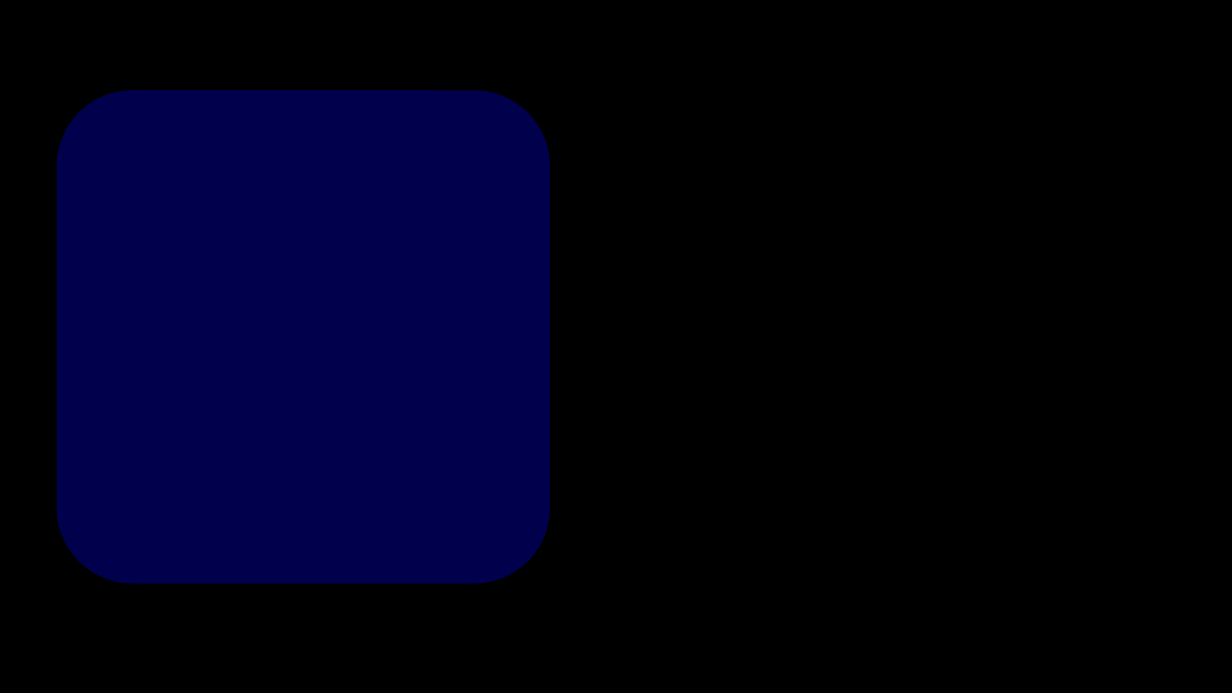
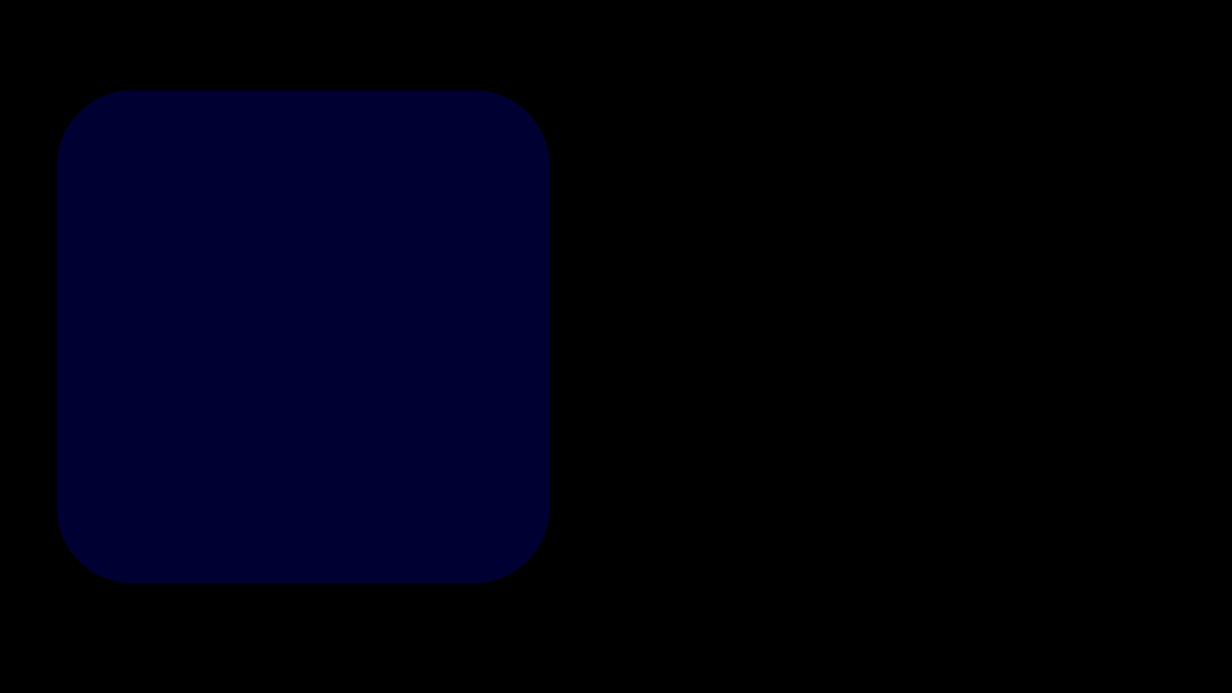
Before and after one commit to SNUGDC/LightsOn, a slide deck: slide 3 of Art Dummy.pptx (slide 10 before the commit). Drawn at 1232x693 pixels with LibreOffice and Linux fonts; fonts in the diff are those of the drawing. Boxes give left, top, right and bottom in pixels: in the first picture for what was removed or moved away, otherwise in the second. Text is boxed around its words. In the diff, an @@ line names an element or a change of style, - is before the commit and + after.

```diff
--- a/Art Dummy.pptx
+++ b/Art Dummy.pptx
@@ rounded rectangle at (56,91,549,583): fill #0000FF at 30% opacity to #0000FF at 20% opacity @@
```
Also in this commit, not shown: 1 other slide changed, 2 slides added, 9 slides removed, 33 other files.
